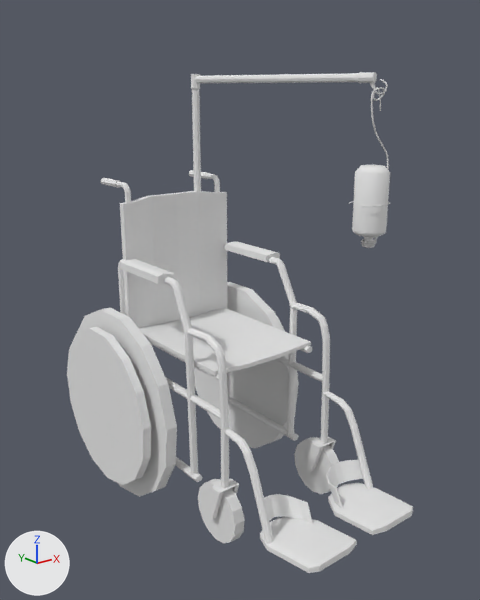
What one commit did to the FBX model Assets/Modelle/Charakter/Rollstuhl+inffussion2.fbx.
One viewpoint serves both versions: a 50 mm camera at (-1.242, -1.418, 1.608) aimed at (0.024, 0.164, 0.975). The axes (+X, +Y, +Z) are drawn at lower left. The lights are the same throughout. Where no turn or scale is listed for an object, it has been applied to the vertices. Vertices at the same position are counted once.

Before the edit, the objects in view are built like this:
```python
me_beziercurve = bpy.data.meshes.new('BezierCurve')
me_beziercurve.from_pydata(...)  # 436 vertices, 432 faces; spans x 0.278..0.363, y -0.122..-0.096, z 1.167..1.621
me_beziercurve.materials.append(mat_unnamed)  # white #e7e7e7
me_cylinder = bpy.data.meshes.new('Cylinder')
me_cylinder.from_pydata(...)  # 224 vertices, 210 faces; spans x 0.25..0.351, y -0.164..-0.063, z 1.158..1.401
me_cylinder.materials.append(mat_unnamed)  # white #e7e7e7
me_cylinder_001 = bpy.data.meshes.new('Cylinder_001')
me_cylinder_001.from_pydata(...)  # 60 vertices, 52 faces; spans x 0.096..0.329, y -0.094..0.506, z 1.631..1.662
me_cylinder_001.materials.append(mat_unnamed)  # white #e7e7e7
me_cylinder_003 = bpy.data.meshes.new('Cylinder_003')
me_cylinder_003.from_pydata(...)  # a 15-sided cylinder along x spanning x 0.298..0.326, y 0.203..0.746, z 0.315..0.855; a 15-sided cylinder along x spanning x -0.326..-0.298, y 0.203..0.746, z 0.315..0.855
me_cylinder_003.materials.append(mat_unnamed)  # white #e7e7e7
me_cylinder_006 = bpy.data.meshes.new('Cylinder_006')
me_cylinder_006.from_pydata(...)  # 60 vertices, 52 faces; spans x 0.091..0.123, y 0.491..0.521, z 0.817..1.664
me_cylinder_006.materials.append(mat_unnamed)  # white #e7e7e7
ob_beziercurve = bpy.data.objects.new('BezierCurve', me_beziercurve)
ob_beziercurve.location = (0.0, 0.0, 0.0)
ob_cylinder = bpy.data.objects.new('Cylinder', me_cylinder)
ob_cylinder.location = (0.0, 0.0, 0.0)
ob_cylinder_001 = bpy.data.objects.new('Cylinder_001', me_cylinder_001)
ob_cylinder_001.location = (0.0, 0.0, 0.0)
ob_cylinder_003 = bpy.data.objects.new('Cylinder_003', me_cylinder_003)
ob_cylinder_003.location = (0.0, 0.0, 0.0)
ob_cylinder_006 = bpy.data.objects.new('Cylinder_006', me_cylinder_006)
ob_cylinder_006.location = (0.0, 0.0, 0.0)
# also in view: 'Cube_002' at (0.0, -0.309, 0.426); 'Cube' at (0.0, 0.183, 0.872); 'Cube_001' at (0.0, 0.258, 1.046); 'Cylinder_004' at (0.205, -0.028, 0.398); 'Cylinder_005' at (-0.205, -0.028, 0.398)
```
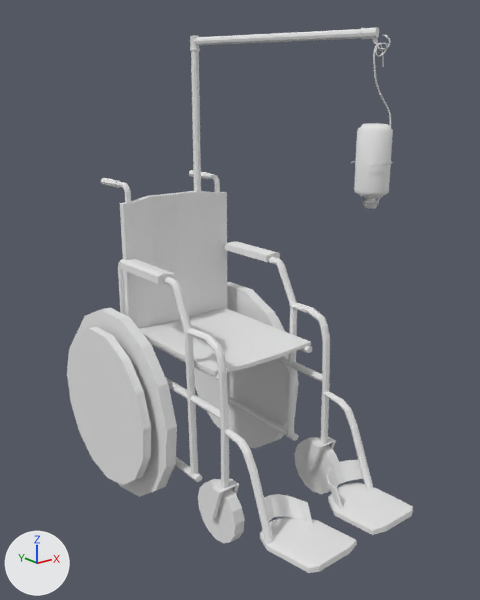
Where the newer file only moved an object's origin or applied its transform, the numbers keep the older frame.

Pixel boxes [x1, y1, x2, y2] of what changed, in the pictures (480 x 600 px):
'Cylinder', mesh moved: before [352, 165, 390, 248]; after [354, 123, 393, 209]
'Cylinder_001', mesh moved: before [194, 72, 377, 83]; after [194, 27, 379, 45]
'Cylinder_006', moved: before [191, 74, 201, 191]; after [190, 35, 201, 191]
'BezierCurve', mesh moved: before [371, 87, 389, 240]; after [373, 43, 391, 201]

The change in detail:
me_beziercurve has 436 vertices, 432 faces and spans x 0.278..0.363, y -0.122..-0.096, z 1.167..1.621.
me_beziercurve is used by ob_beziercurve; location (0.0, 0.0, 0.0).
me_beziercurve part 2: the whole mesh is moved by (0.0, 0.0, 0.119).
me_cylinder_001 has 60 vertices, 52 faces and spans x 0.096..0.329, y -0.094..0.506, z 1.631..1.662.
me_cylinder_001 is used by ob_cylinder_001; location (0.0, 0.0, 0.0).
me_cylinder_001 part 3: the whole mesh is moved by (0.0, 0.0, 0.119).
me_cylinder has 224 vertices, 210 faces and spans x 0.25..0.351, y -0.164..-0.063, z 1.158..1.401.
me_cylinder is used by ob_cylinder; location (0.0, 0.0, 0.0).
me_cylinder part 1: the whole mesh is moved by (0.0, 0.0, 0.119).
Object 'Cylinder_006' (ob_cylinder_006) moves from (0.0, 0.0, 0.0) to (0.0, 0.0, 0.119).
